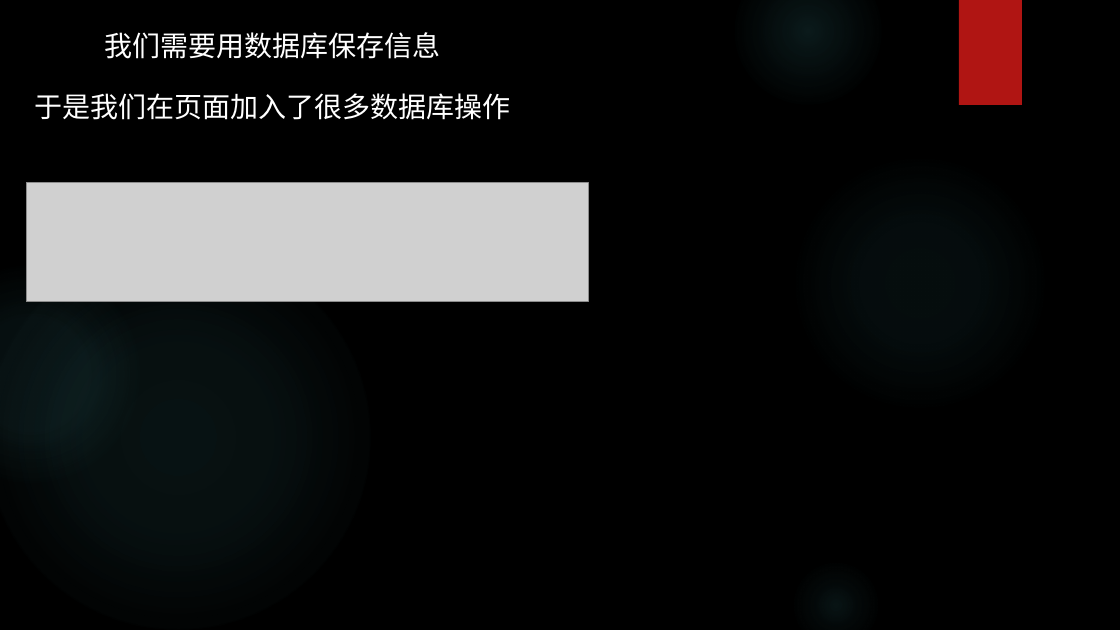
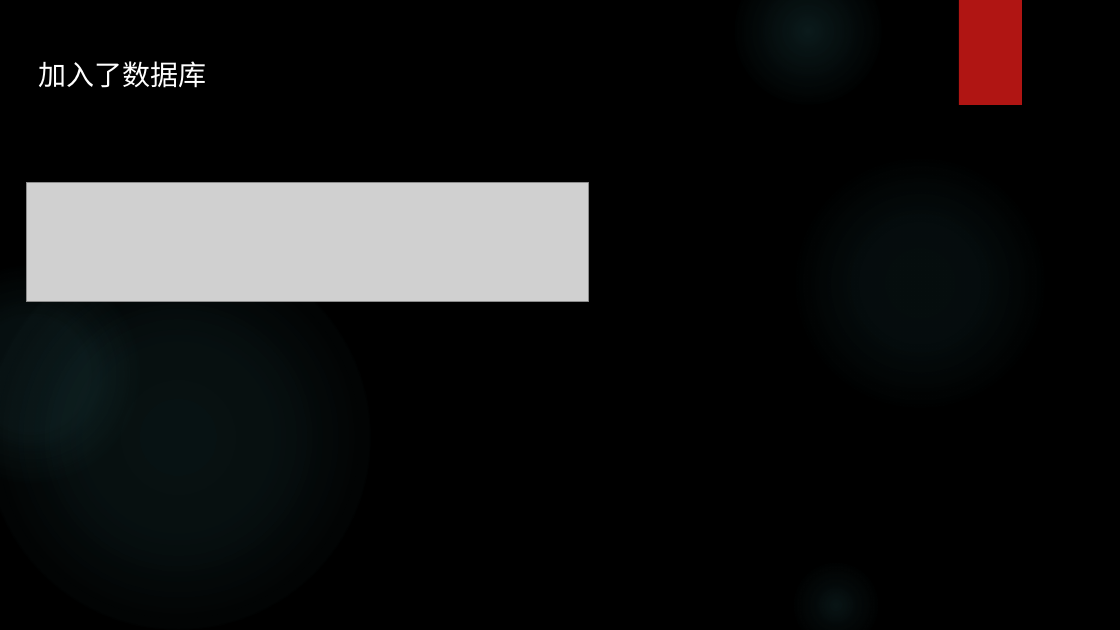
Before and after one commit to erichua23/prj, a slide deck: slide 6 of jsmvc/docs/Frontend MVC(EricHua).pptx (slide 4 before the commit). Drawn at 1120x630 pixels with LibreOffice and Linux fonts; fonts in the diff are those of the drawing; grey boxes stand for pictures; background and template pictures are left out. Boxes give left, top, right and bottom in pixels: in the first picture for what was removed or moved away, otherwise in the second. Text is boxed around its words. In the diff, an @@ line names an element or a change of style, - is before the commit and + after.

```diff
--- a/jsmvc/docs/Frontend MVC(EricHua).pptx
+++ b/jsmvc/docs/Frontend MVC(EricHua).pptx
@@ text at [38, 61, 206, 88]: text changed @@
-我们需要用数据库保存信息
-于是我们在页面加入了很多数据库操作
+加入了数据库
```
Also in this commit, not shown: 18 other slides changed, 29 slides added, 19 slides removed.
